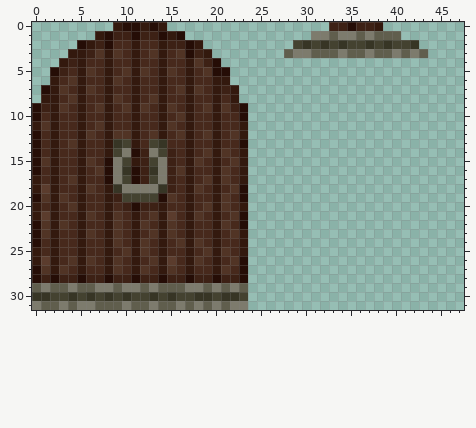
A pixel-art sprite gets an edit: media/door.png. This is how it looked before the edit.
The file is 48x32 pixels. Colours within 5 levels of each other are drawn and written as one.
The result:
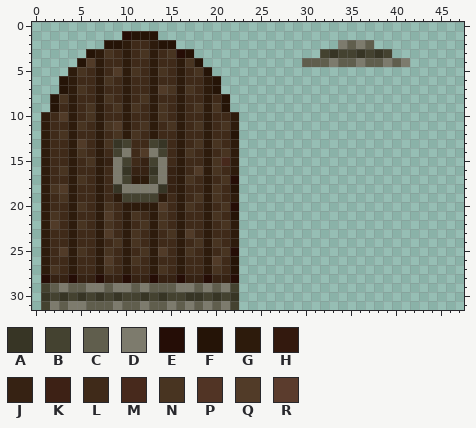
Palette (. is transparent): A #373525  B #444230  C #605e4d  D #7d7b6d  E #250d06  F #251407  G #2d1b0c  H #33190e  J #362213  K #3d2115  L #3f2a19  M #47291c  N #483421  P #513425  Q #513b28  R #5b3c2d
What changed:
Changed rows in their new state; - is an unchanged pixel.
first column x 0:
 0 ---------......------------------......-----
 1 -------...EFFF...--------------..........---
 2 -----...FFGLLGFF...----------.....DCDC.....-
 3 ----..FGNLGLNGLNEF..--------....BABBABAB....
 4 ---..FQGLLGLLGLLGNF..---------CCCDCCDCCDCD--
 5 --..GNLGLQGNLGNLGLNF..----------------------
 6 --.FGLLGNLGLLGLLGLLGF.----------------------
 7 -..FGNLGLLGLLGQNGNLGF..---------------------
 8 -.FNGLLGNLGLNGLLGLLGLF.---------------------
 9 ..FLGLNGLNGNLGNLGLNGNF..--------------------
10 .GLQGLNGLLGLLGNLGLLGLLG.--------------------
11 .GLLGNLGNQGLNGLNGLNGLNG.--------------------
12 .GLNGLLGLNGNLGLLGLLGLLF.--------------------
13 .GLLGQLGN--LL--LGLNGNLG.--------------------
14 .GLLGNLGL--LQ--LGNLGLNG.--------------------
15 .GLLGLNGJ--LJ--LGLLGN-G.--------------------
16 .GLNGLLGL--JJ--JGLQGNLG.--------------------
17 .GLLGNLGL--GG--JGNLGLNE.--------------------
18 .GNQGLLGL------JGLLGNLF.--------------------
19 .GLNGLLGLG----GLGLNGNLG.--------------------
20 .GLLGNLGNLGGGGQLGNLGLNE.--------------------
21 .GNLGLLGQLGNLGNLGLLGNLF.--------------------
22 .GQLGNLGNLGLNGNLGLLGLNG.--------------------
23 .GLLGLLGQLGNLGLNGQLGLLG.--------------------
24 .GLLGLLGLNGNLGLLGLNGNLG.--------------------
25 .GLQGNLGNLGLNGQLGNLGLNE.--------------------
26 .GLLGLLGQLGNLGLLGLLGQLF.--------------------
27 .GNLGLLGNLGLLGNLGLLGNLF.--------------------
28 .EJJEJJEJJEJJEJJEJJEJJE.--------------------
29 .B-DC-D-CD-CDC--D-CDCDB.--------------------
30 .--ABABABAB-ABAB-A-BAB-.--------------------
31 .BDCD-C--DC-DC-DCDCDCDB.--------------------
Pixel boxes of the changes (left, top, right, bottom) in both pictures:
changed: (32, 22, 248, 310)
changed: (284, 22, 428, 67)
